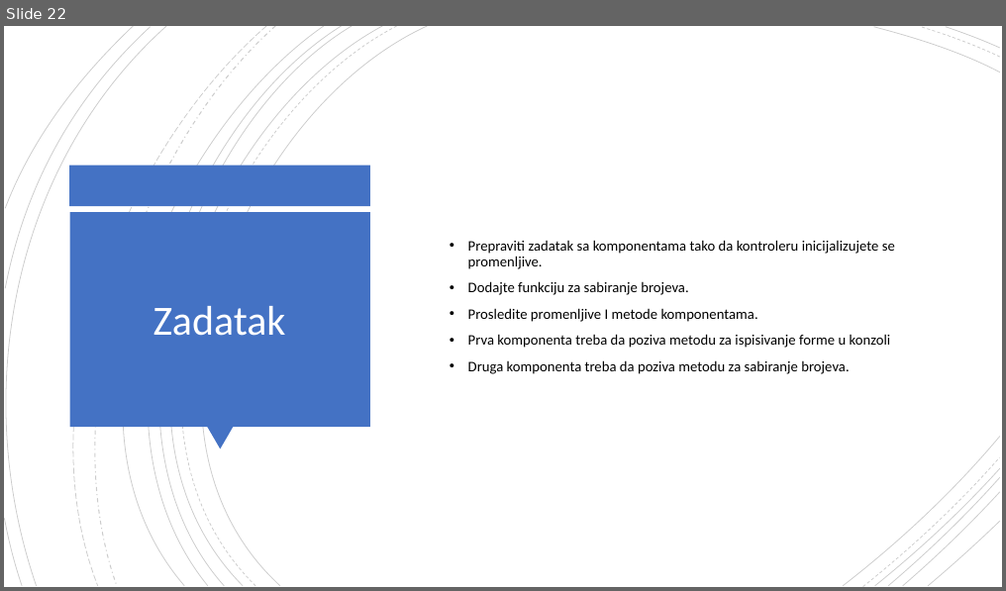
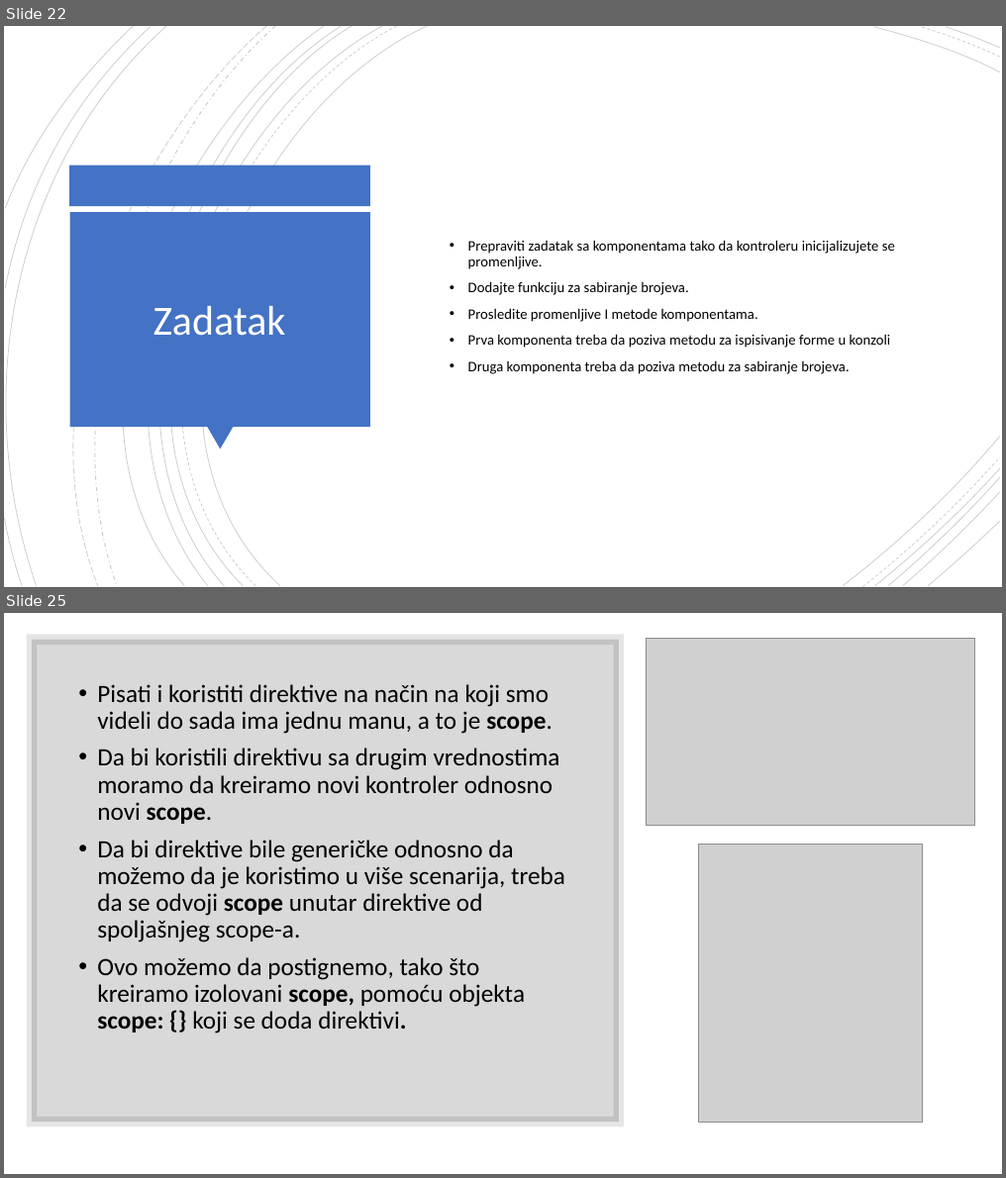
Before and after one commit to daniloMogin/kurs, a slide deck: AngularJS.pptx. Shown one above the other, each under a label of ours: slide 22 before the commit, slides 22 and 25 after it; the slides between them are not shown. The pictures are 1006x591 and 1006x1178 pixels, drawn with LibreOffice and Linux fonts; fonts in the diff are those of the drawing; grey boxes stand for pictures. Boxes give left, top, right and bottom in pixels: in the first picture for what was removed or moved away, otherwise in the second. Text is boxed around its words. In the diff, an @@ line names an element or a change of style, - is before the commit and + after.

```diff
--- a/AngularJS.pptx
+++ b/AngularJS.pptx
@@ slide 25 added at box(4, 613, 1002, 1174), background #FFFFFF @@
@@ rectangle added at box(32, 639, 620, 1122), fill #000000 at 15% opacity, outline #000000 10 pt @@
@@ picture added at box(646, 639, 976, 826) @@
@@ text added at box(97, 684, 565, 1034), 24 pt, text #000000 @@
+• Pisati i koristiti direktive na način na koji smo videli do sada ima jednu manu, a to je scope.
+• Da bi koristili direktivu sa drugim vrednostima moramo da kreiramo novi kontroler odnosno novi scope.
+• Da bi direktive bile generičke odnosno da možemo da je koristimo u više scenarija, treba da se odvoji scope unutar direktive od spoljašnjeg scope-a.
+• Ovo možemo da postignemo, tako što kreiramo izolovani scope, pomoću objekta scope: {} koji se doda direktivi.
@@ picture added at box(698, 845, 923, 1122) @@
```
Also in this commit, not shown: 1 slide changed, 6 other slides added, 38 other files.
